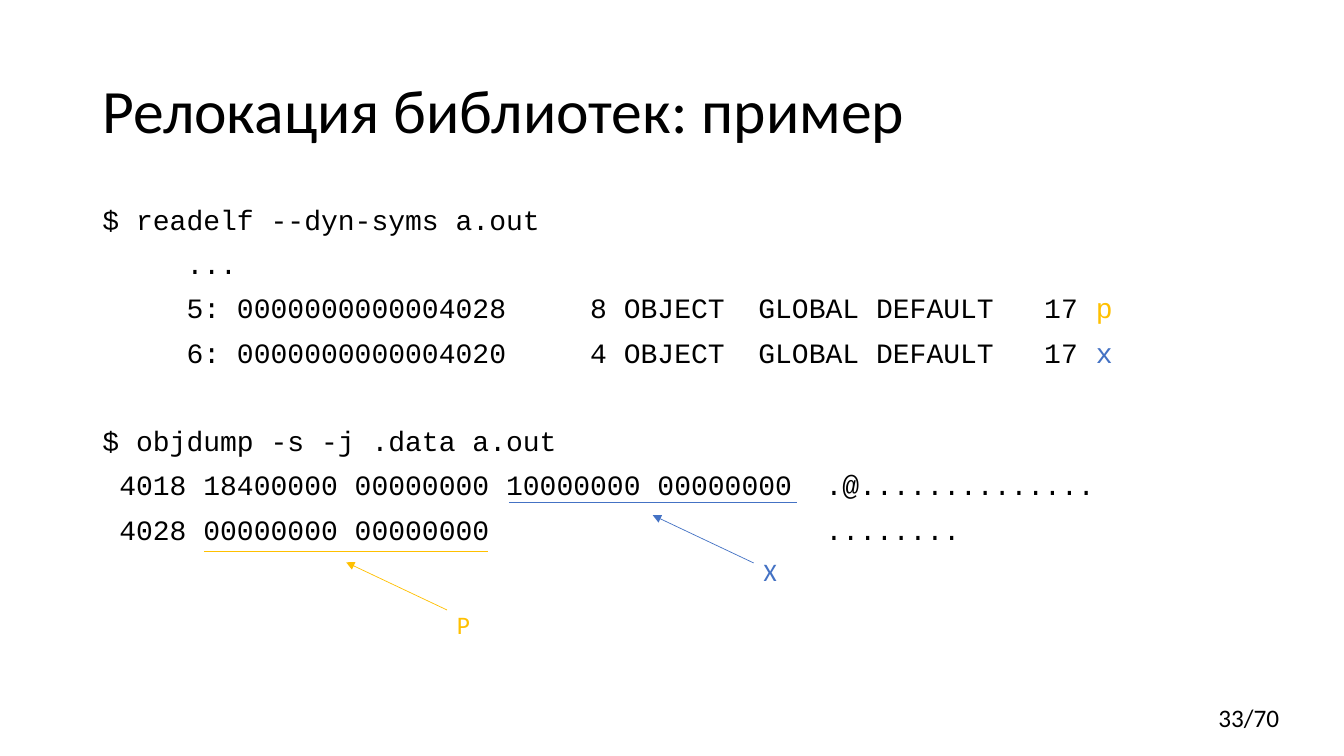
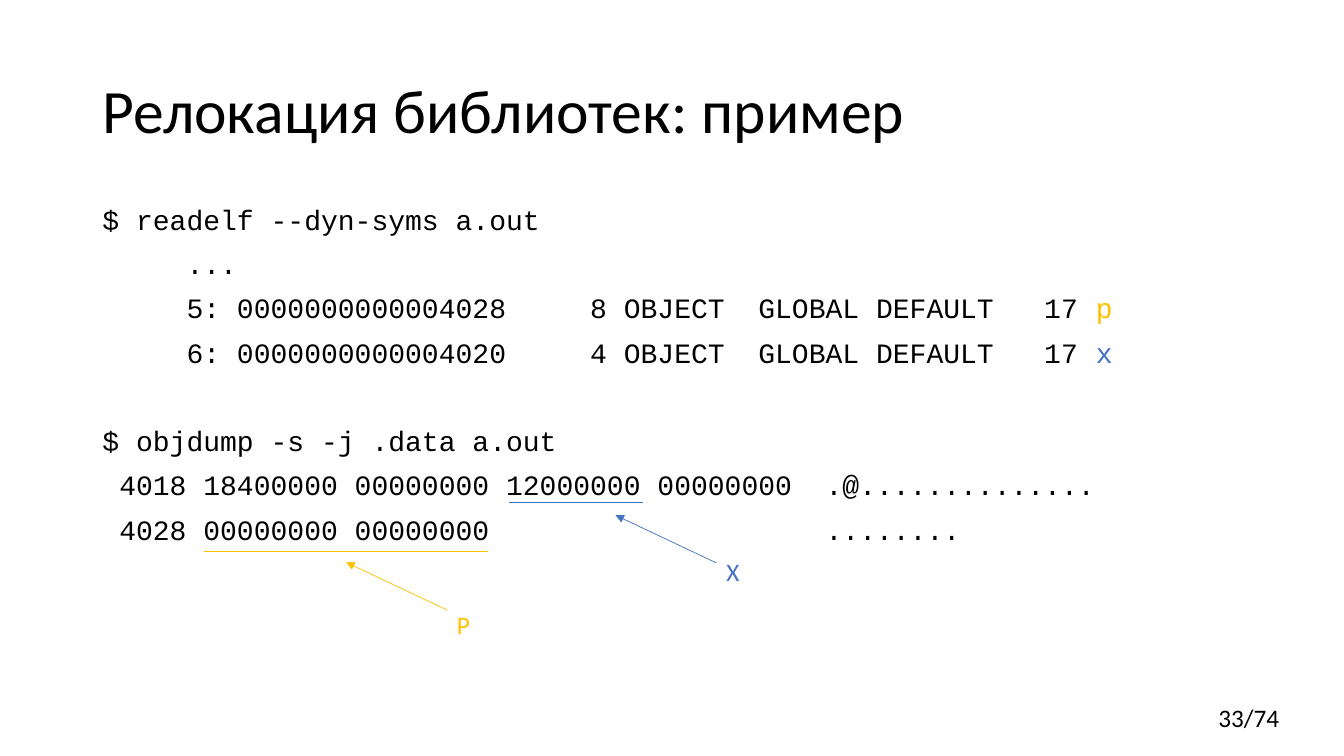
Before and after one commit to yugr/CppRussia, a slide deck: slide 33 of 2024/RU.pptx. Drawn at 1344x756 pixels with LibreOffice and Linux fonts; fonts in the diff are those of the drawing. Boxes give left, top, right and bottom in pixels: in the first picture for what was removed or moved away, otherwise in the second. Text is boxed around its words. In the diff, an @@ line names an element or a change of style, - is before the commit and + after.

```diff
--- a/2024/RU.pptx
+++ b/2024/RU.pptx
@@ text at (119, 476, 792, 503): text changed @@
-4018 18400000 00000000 10000000 00000000 .@..............
+4018 18400000 00000000 12000000 00000000 .@..............
@@ line moved from (509, 503) - (797, 503) to (509, 503) - (643, 503) @@
@@ arrow moved from (754, 563) - (653, 515) to (717, 563) - (616, 515) @@
@@ text "X": place and size @@
-text "X" at (764, 565, 777, 581)
+text "X" at (726, 565, 739, 581)
@@ page number at (1218, 709, 1279, 728): text changed @@
-33/70
+33/74
```
Also in this commit, not shown: 5 other slides changed.
